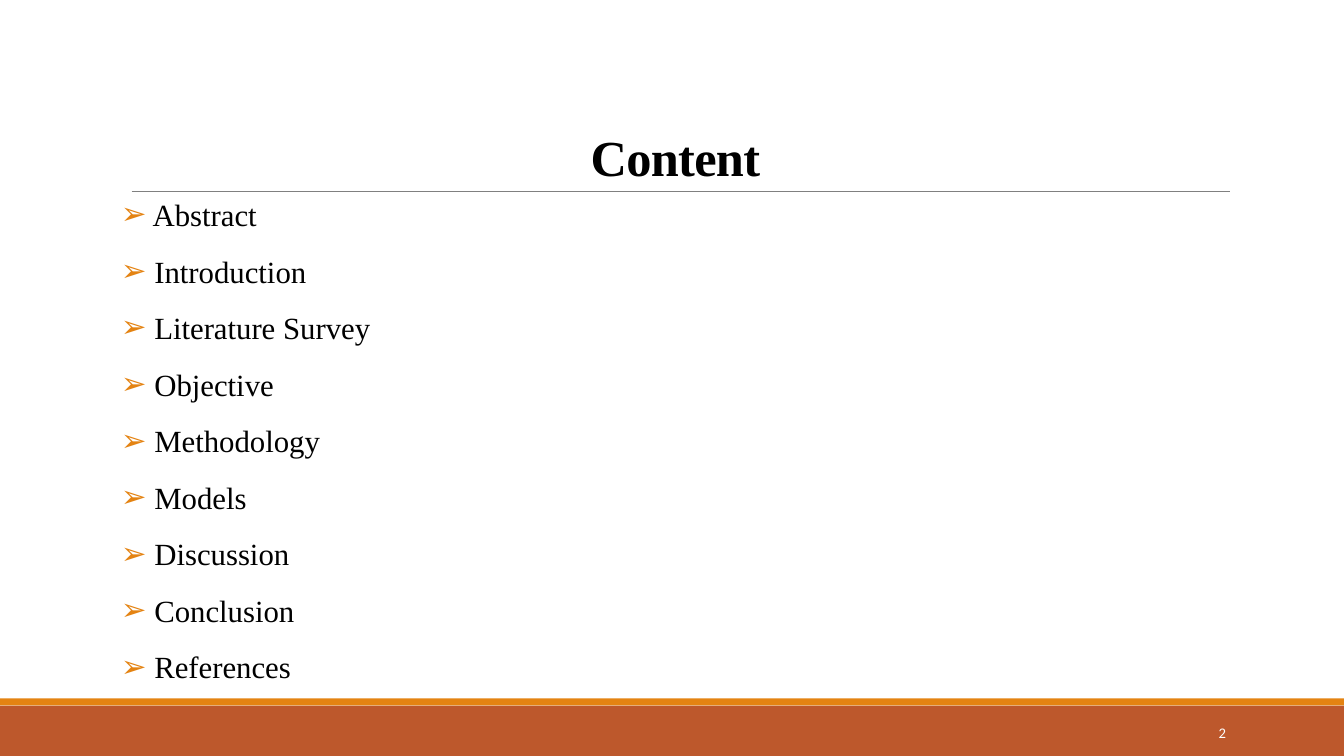
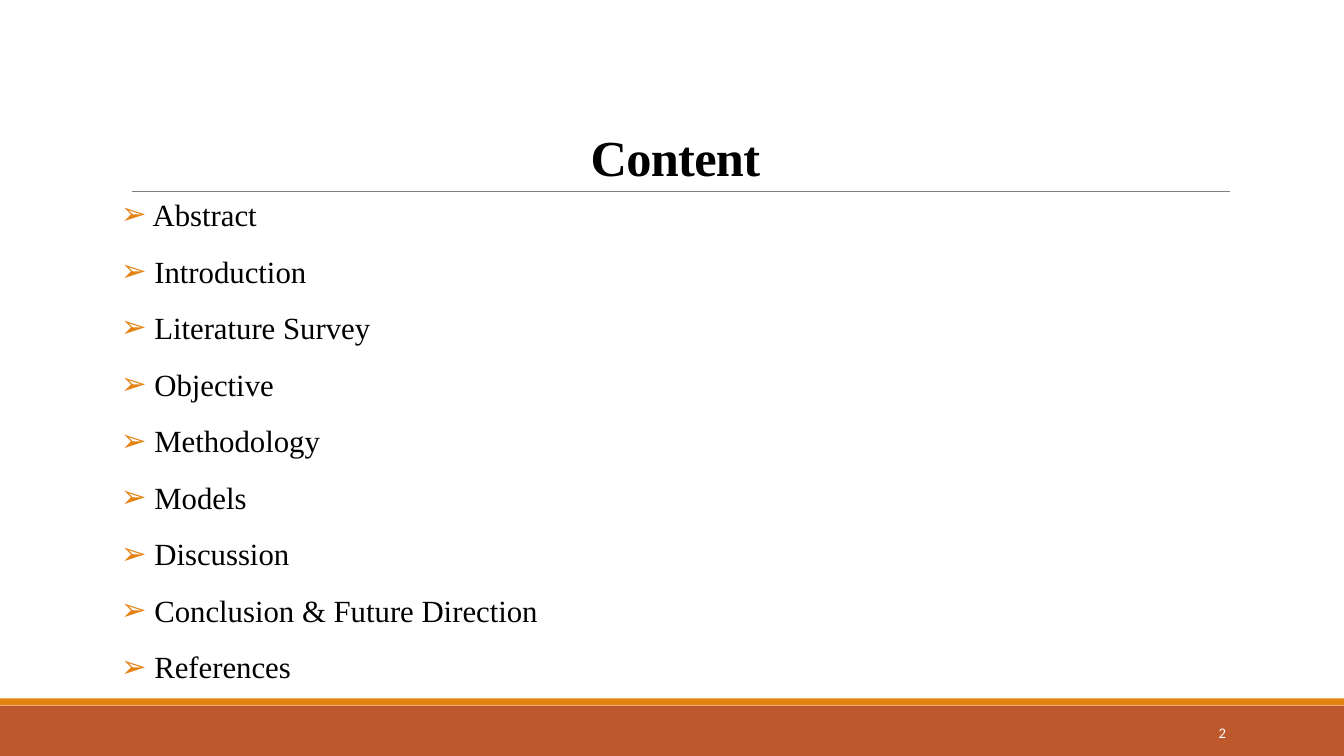
Before and after one commit to Devjethva1111/Metaverse-in-Healthcare, a slide deck: slide 2 of Seminar PPT/23MDS003 - Seminar.pptx. Drawn at 1344x756 pixels with LibreOffice and Linux fonts; fonts in the diff are those of the drawing. Boxes give left, top, right and bottom in pixels: in the first picture for what was removed or moved away, otherwise in the second. Text is boxed around its words. In the diff, an @@ line names an element or a change of style, - is before the commit and + after.

```diff
--- a/Seminar PPT/23MDS003 - Seminar.pptx
+++ b/Seminar PPT/23MDS003 - Seminar.pptx
@@ text at box(154, 600, 538, 623): text changed @@
-➢ Conclusion
+➢ Conclusion & Future Direction
```
Also in this commit, not shown: 13 other slides changed, 1 slide added, 2 other files.
